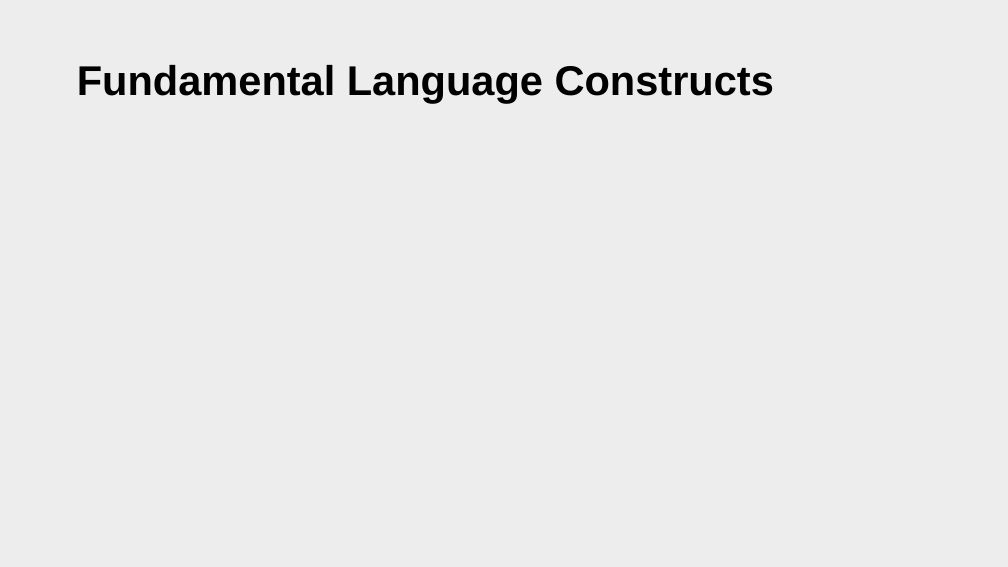
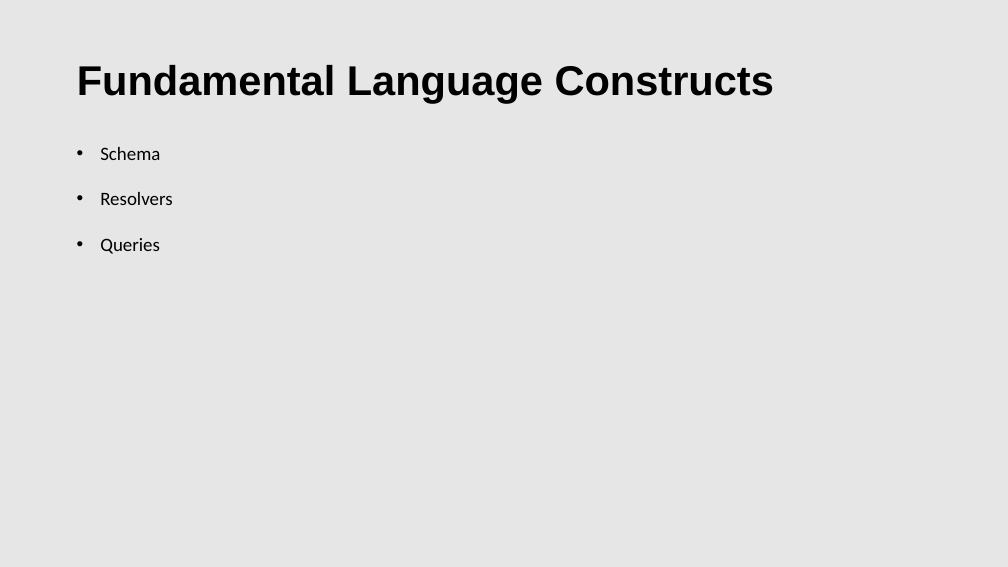
Before and after one commit to patelg123/graphql-presentation, a slide deck: slide 10 of current.pptx. Drawn at 1008x567 pixels with LibreOffice and Linux fonts; fonts in the diff are those of the drawing. Boxes give left, top, right and bottom in pixels: in the first picture for what was removed or moved away, otherwise in the second. Text is boxed around its words. In the diff, an @@ line names an element or a change of style, - is before the commit and + after.

```diff
--- a/current.pptx
+++ b/current.pptx
@@ background #EDEDED to #E7E6E6 @@
@@ text added at box(100, 147, 172, 254), 18 pt, text #000000 @@
+• Schema
+• Resolvers
+• Queries
```
Also in this commit, not shown: 13 other slides changed, 3 slides added, 2 slides removed, 4 other files.
